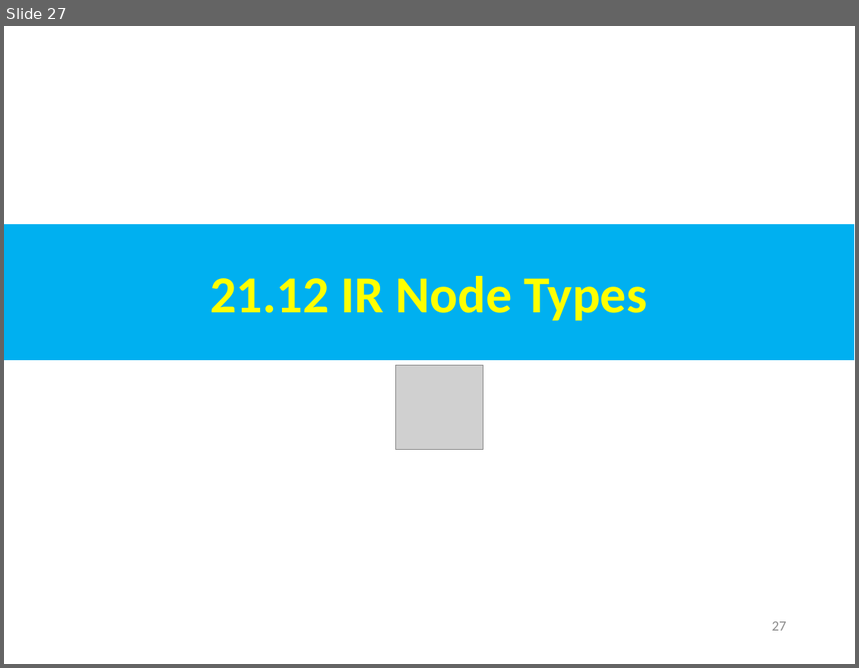
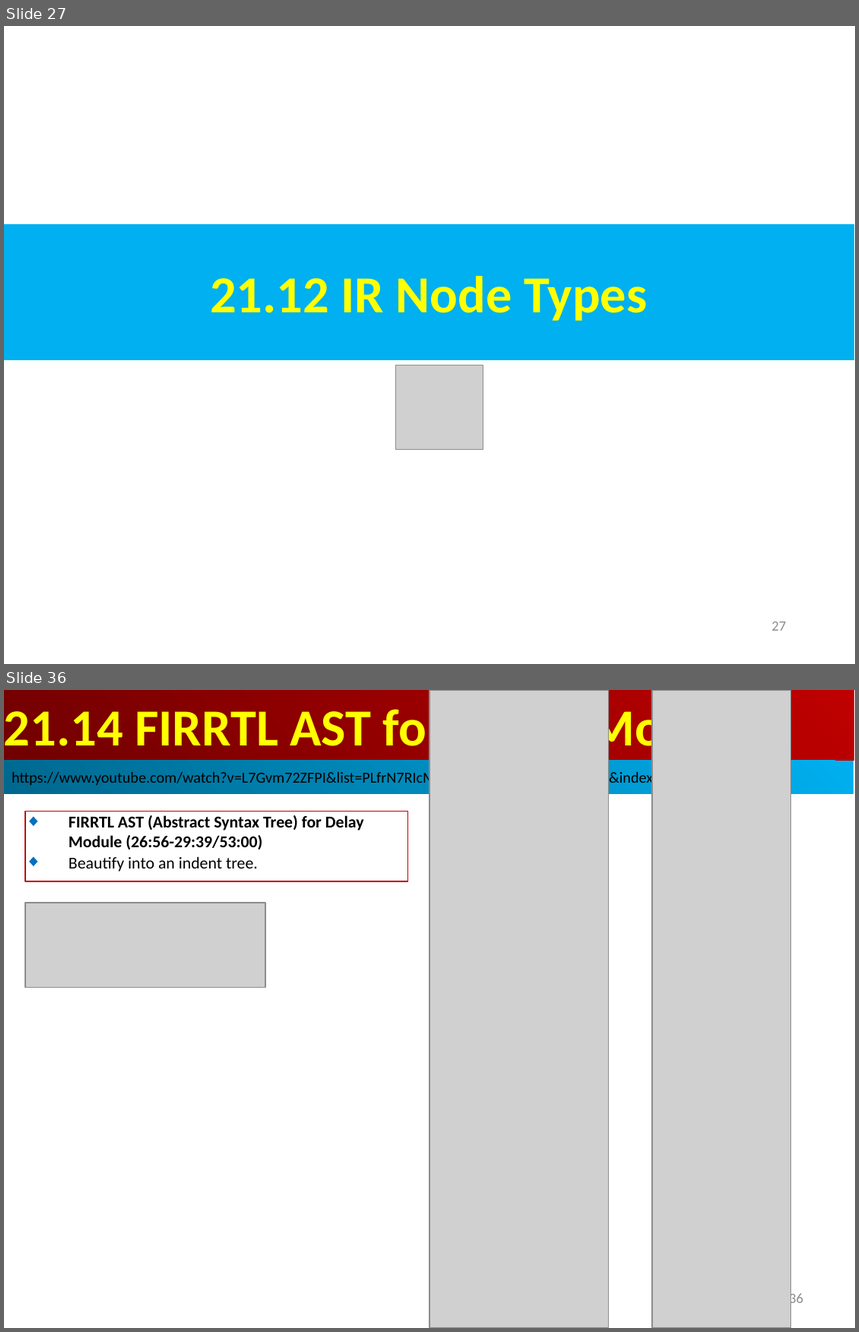
Before and after one commit to peterhchen/AIU_CS800_Chisel, a slide deck: 500_UCSC_HWD/021_FIRRTL/000_Video/021.FIRRTL.ppt. Shown one above the other, each under a label of ours: slide 27 before the commit, slides 27 and 36 after it; the slides between them are not shown. The pictures are 859x668 and 859x1332 pixels, drawn with LibreOffice and Linux fonts; fonts in the diff are those of the drawing; grey boxes stand for pictures. Boxes give left, top, right and bottom in pixels: in the first picture for what was removed or moved away, otherwise in the second. Text is boxed around its words. In the diff, an @@ line names an element or a change of style, - is before the commit and + after.

```diff
--- a/500_UCSC_HWD/021_FIRRTL/000_Video/021.FIRRTL.ppt
+++ b/500_UCSC_HWD/021_FIRRTL/000_Video/021.FIRRTL.ppt
@@ slide 36 added at (4,690,855,1328), background #FFFFFF @@
@@ rectangle added at (4,690,854,761), fill gradient #BF0000 to #710000, 44 pt, text #FFFF00, bold @@
+21.14 FIRRTL AST for Delay Module
@@ picture added at (430,690,609,1328) @@
@@ picture added at (652,690,791,1328) @@
@@ rectangle added at (4,761,854,794), fill gradient #00AFEF to #00688E, 13 pt, text #000000 @@
+https://www.youtube.com/watch?v=L7Gvm72ZFPI&list=PLfrN7RIcMe6g2LBRJLTHTdhyj5s8ag0Rg&index=23
@@ rectangle added at (25,811,408,882), outline #C00000 0.74 pt, 14 pt, text #000000, bold @@
+◆ FIRRTL AST (Abstract Syntax Tree) for Delay Module (26:56-29:39/53:00)
+◆ Beautify into an indent tree.
@@ picture added at (25,903,265,988) @@
@@ page number added at (789,1292,804,1308), 12 pt, text #8B8B8B @@
+36
```
Also in this commit, not shown: 1 slide changed, 21 other slides added.
